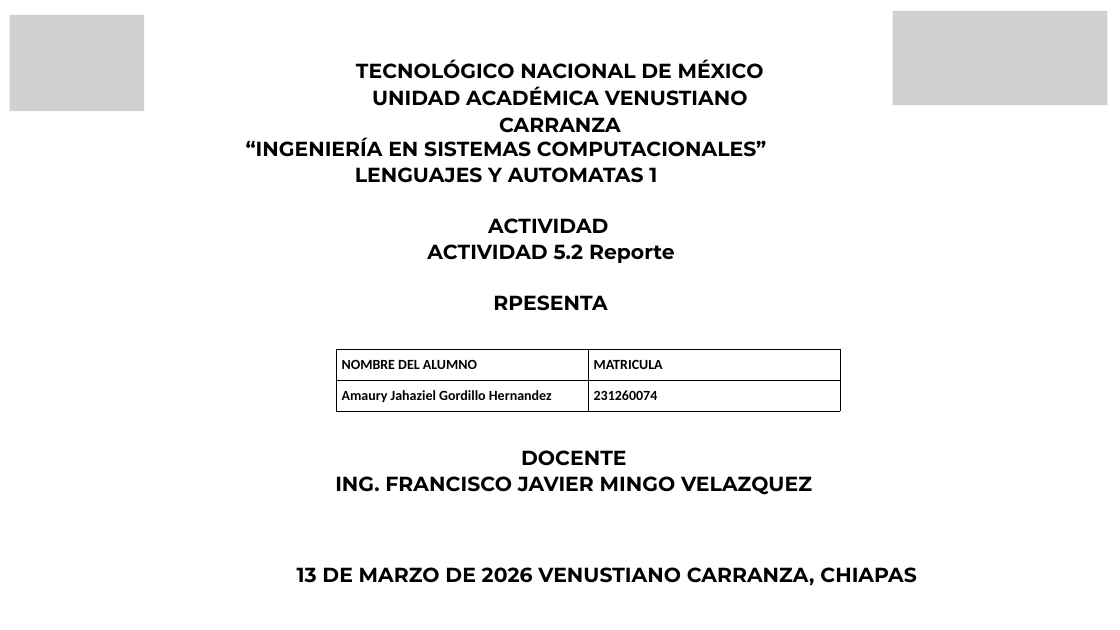
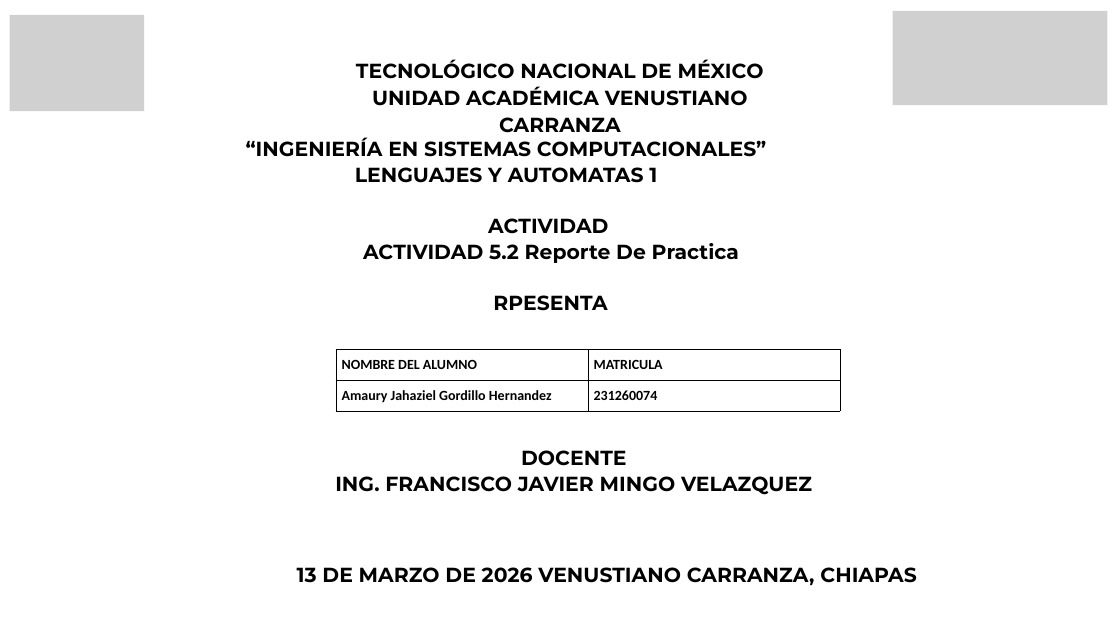
Before and after one commit to amaurycolochos-cpu/LENGUAJES-Y-AUTOMATAS-1, a slide deck: slide 1 of UNIDAD 5/Act_5.2_LYA1_Reporte_de_Practica_Amaury-Gordillo.pptx. Drawn at 1120x630 pixels with LibreOffice and Linux fonts; fonts in the diff are those of the drawing; grey boxes stand for pictures. Boxes give left, top, right and bottom in pixels: in the first picture for what was removed or moved away, otherwise in the second. Text is boxed around its words. In the diff, an @@ line names an element or a change of style, - is before the commit and + after.

```diff
--- a/UNIDAD 5/Act_5.2_LYA1_Reporte_de_Practica_Amaury-Gordillo.pptx
+++ b/UNIDAD 5/Act_5.2_LYA1_Reporte_de_Practica_Amaury-Gordillo.pptx
@@ text at [363, 243, 739, 263]: text changed @@
-ACTIVIDAD 5.2 Reporte
+ACTIVIDAD 5.2 Reporte De Practica
```
Also in this commit, not shown: 1 other slide changed.
